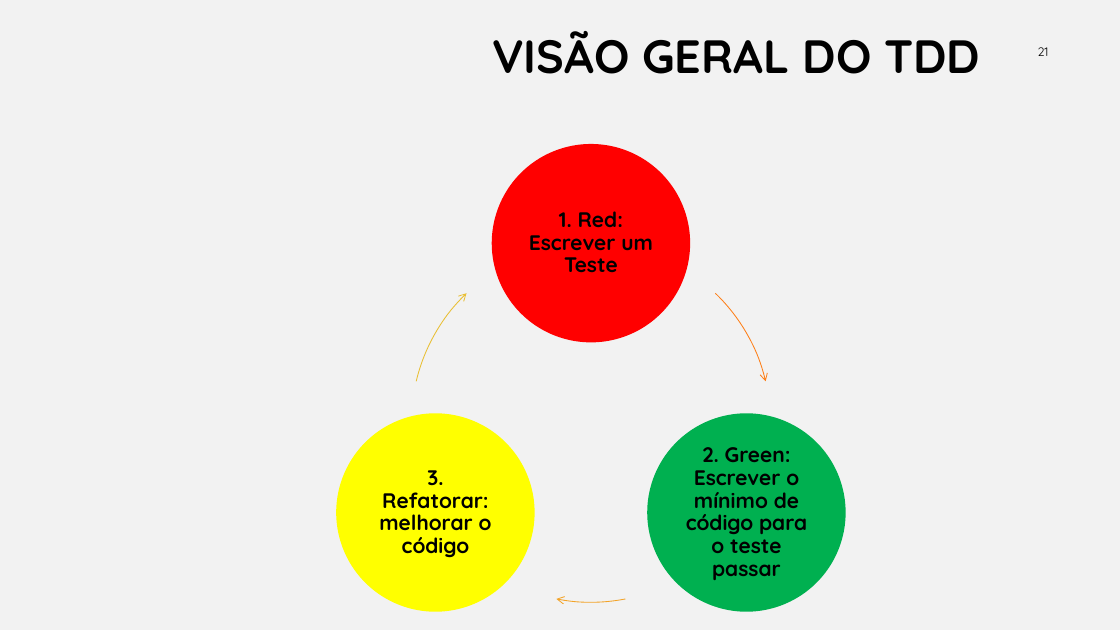
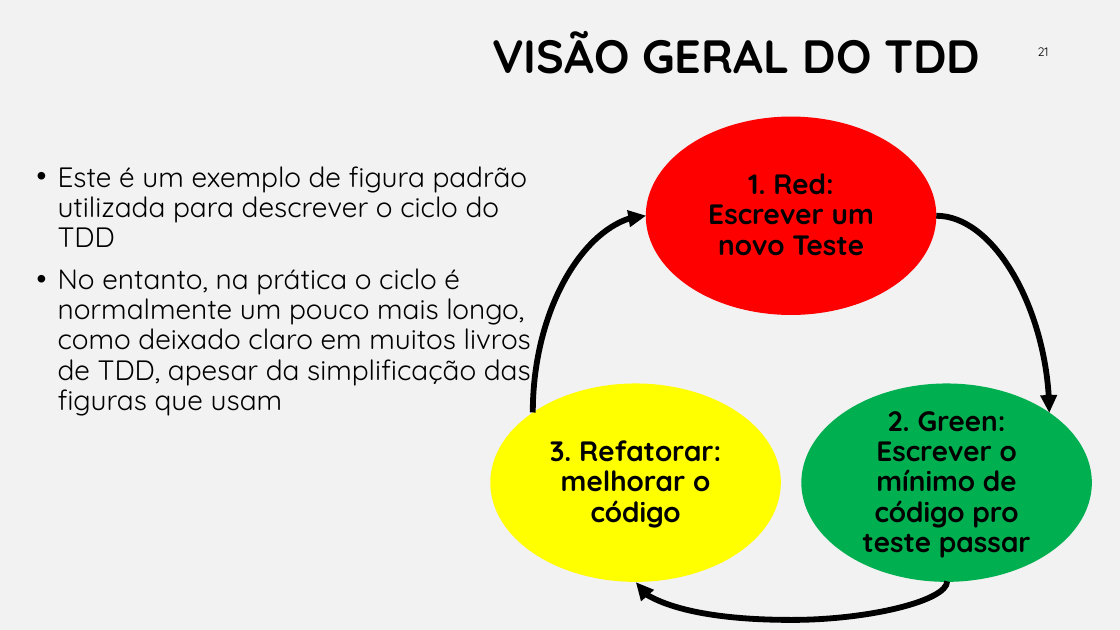
Before and after one commit to iftopalmas/testes-de-software, a slide deck: slide 21 of projects/01-introducao-tdd/tdd.pptx. Drawn at 1120x630 pixels with LibreOffice and Linux fonts; fonts in the diff are those of the drawing; background and template pictures are left out. Boxes give left, top, right and bottom in pixels: in the first picture for what was removed or moved away, otherwise in the second. Text is boxed around its words. In the diff, an @@ line names an element or a change of style, - is before the commit and + after.

```diff
--- a/projects/01-introducao-tdd/tdd.pptx
+++ b/projects/01-introducao-tdd/tdd.pptx
@@ ellipse: place and size @@
-ellipse at (492,144,690,342)
+ellipse at (646,117,937,315)
@@ text added at (58,166,531,416), 24 pt, text #000000 @@
+• Este é um exemplo de figura padrão utilizada para descrever o ciclo do TDD
+• No entanto, na prática o ciclo é normalmente um pouco mais longo, como deixado claro em muitos livros de TDD, apesar da simplificação das figuras que usam
@@ text at (708,173,874,256): text changed; size 18 to 24 pt @@
-1. Red: Escrever um Teste
+1. Red: Escrever um novo Teste
@@ curved arrow added from (533, 413) to (646, 216), #000000 5 pt @@
@@ curved arrow added from (937, 216) to (1049, 413), #000000 5 pt @@
@@ freeform shape removed at (412,244,771,603) @@
@@ freeform shape removed at (412,244,771,603) @@
@@ freeform shape removed at (412,244,771,603) @@
@@ ellipse: place and size @@
-ellipse at (336,413,534,612)
+ellipse at (491,384,781,582)
@@ ellipse: place and size @@
-ellipse at (648,413,846,612)
+ellipse at (802,384,1092,582)
@@ text "3. Refatorar: melhorar o código": place and size @@
-text "3. Refatorar: melhorar o código" at (379,470,492,558)
+text "3. Refatorar: melhorar o código" at (550,440,721,528)
@@ text "3. Refatorar: melhorar o código" at (550,440,721,528): size 18 to 24 pt; more space between paragraphs @@
@@ text at (862,411,1031,558): text changed; size 18 to 24 pt @@
-2. Green: Escrever o mínimo de código para o teste passar
+2. Green: Escrever o mínimo de código pro teste passar
@@ curved arrow added from (948, 581) to (636, 582), #000000 5 pt @@
```
Also in this commit, not shown: 1 slide added.
